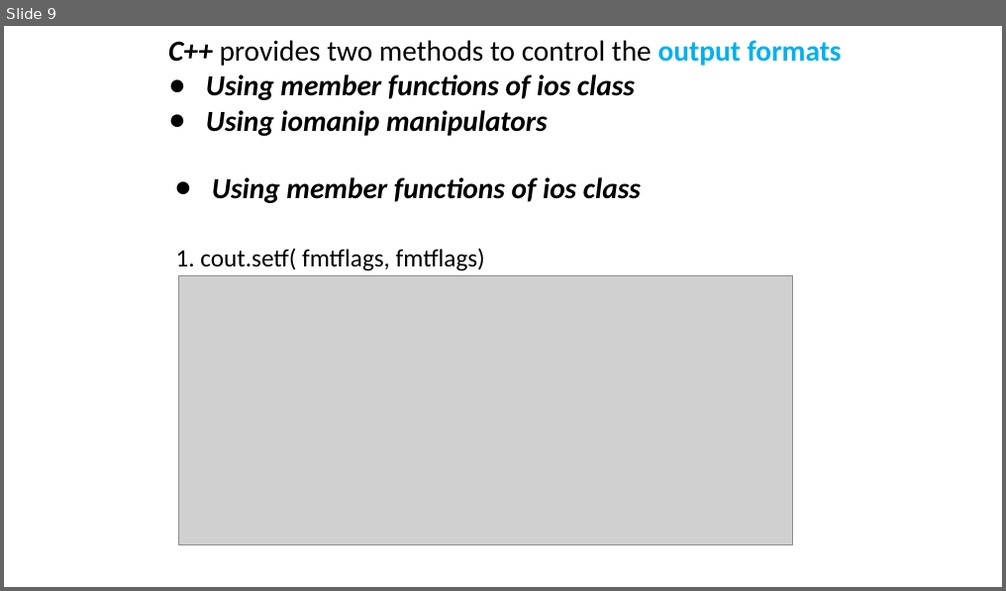
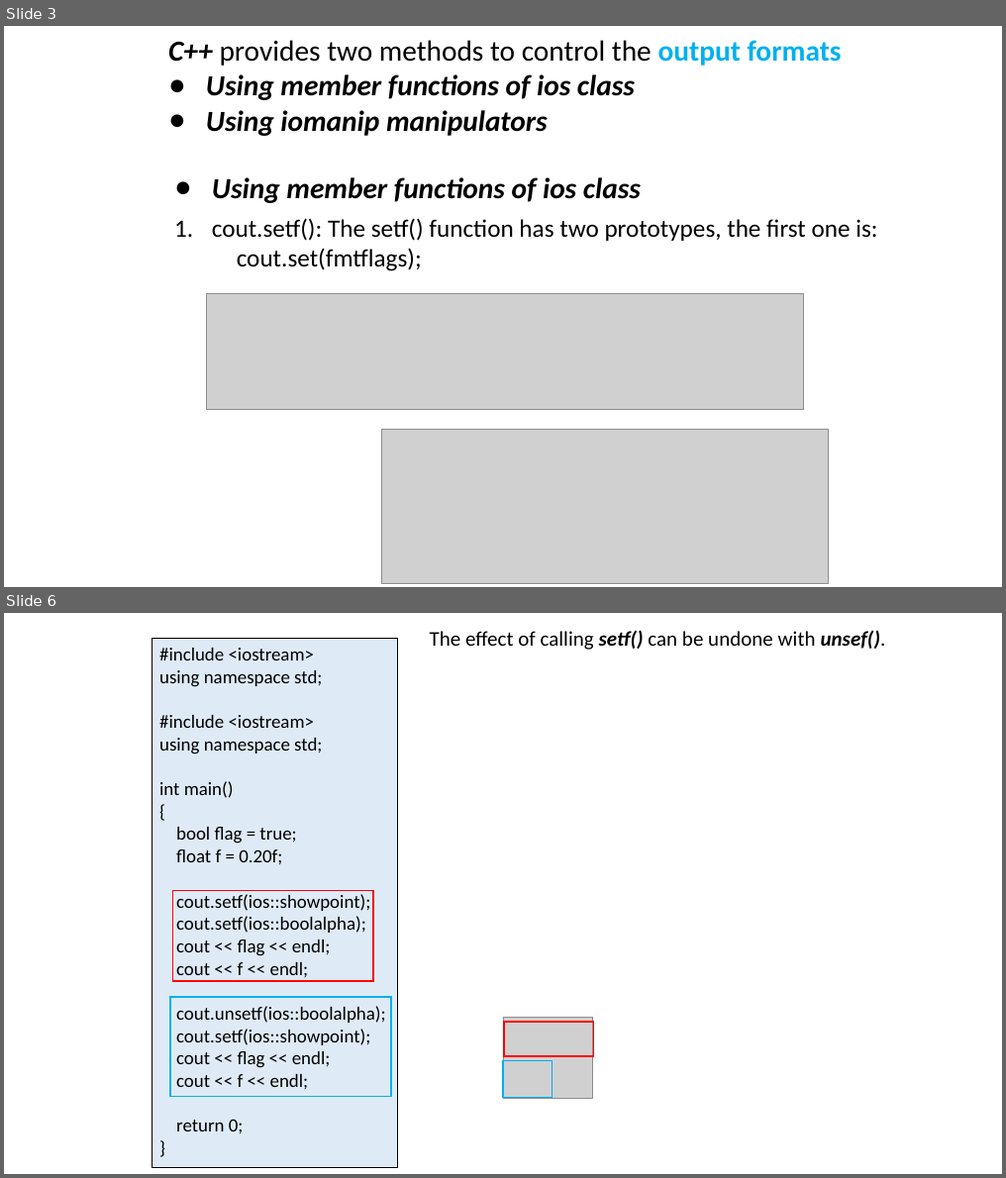
Before and after one commit to ShiqiYu/CPP, a slide deck: week02/Lab02.pptx. Shown one above the other, each under a label of ours: slide 9 before the commit, slides 3 and 6 after it; the slides between them are not shown. The pictures are 1006x591 and 1006x1178 pixels, drawn with LibreOffice and Linux fonts; fonts in the diff are those of the drawing; grey boxes stand for pictures; background and template pictures are left out. Boxes give left, top, right and bottom in pixels: in the first picture for what was removed or moved away, otherwise in the second. Text is boxed around its words. In the diff, an @@ line names an element or a change of style, - is before the commit and + after.

```diff
--- a/week02/Lab02.pptx
+++ b/week02/Lab02.pptx
@@ slide 6 added at [4, 613, 1002, 1174], background #FFFFFF @@
@@ rectangle added at [152, 639, 397, 1167], fill #DEEBF7, outline #000000 0.75 pt, 18 pt, text #000000 @@
+#include <iostream>
+using namespace std;
+#include <iostream>
+using namespace std;
+int main()
+{
+bool flag = true;
+float f = 0.20f;
+cout.setf(ios::showpoint);
+cout.setf(ios::boolalpha);
+cout << flag << endl;
+cout << f << endl;
+cout.unsetf(ios::boolalpha);
+cout.setf(ios::showpoint);
+cout << flag << endl;
+cout << f << endl;
+return 0;
+}
@@ text added at [430, 630, 886, 650], 20 pt, text #000000 @@
+The effect of calling setf() can be undone with unsef().
@@ rectangle added at [172, 891, 373, 981], outline #FF0000 1.5 pt @@
@@ rectangle added at [170, 997, 391, 1096], outline #00B0F0 1.5 pt @@
@@ picture added at [503, 1017, 593, 1098] @@
@@ rectangle added at [504, 1022, 594, 1057], outline #FF0000 1.5 pt @@
@@ rectangle added at [503, 1061, 552, 1098], outline #00B0F0 1.5 pt @@
@@ what was slide 9 is now slide 3 @@
@@ slide 3 changed as well @@
@@ text at [212, 218, 877, 272]: text changed @@
-1. cout.setf( fmtflags, fmtflags)
+1. cout.setf(): The setf() function has two prototypes, the first one is:
+cout.set(fmtflags);
@@ picture removed at [179, 276, 793, 545] @@
@@ picture added at [206, 294, 804, 409] @@
@@ picture added at [382, 429, 829, 583] @@
```
Also in this commit, not shown: 5 other slides changed, 8 other slides added, 11 slides removed.
